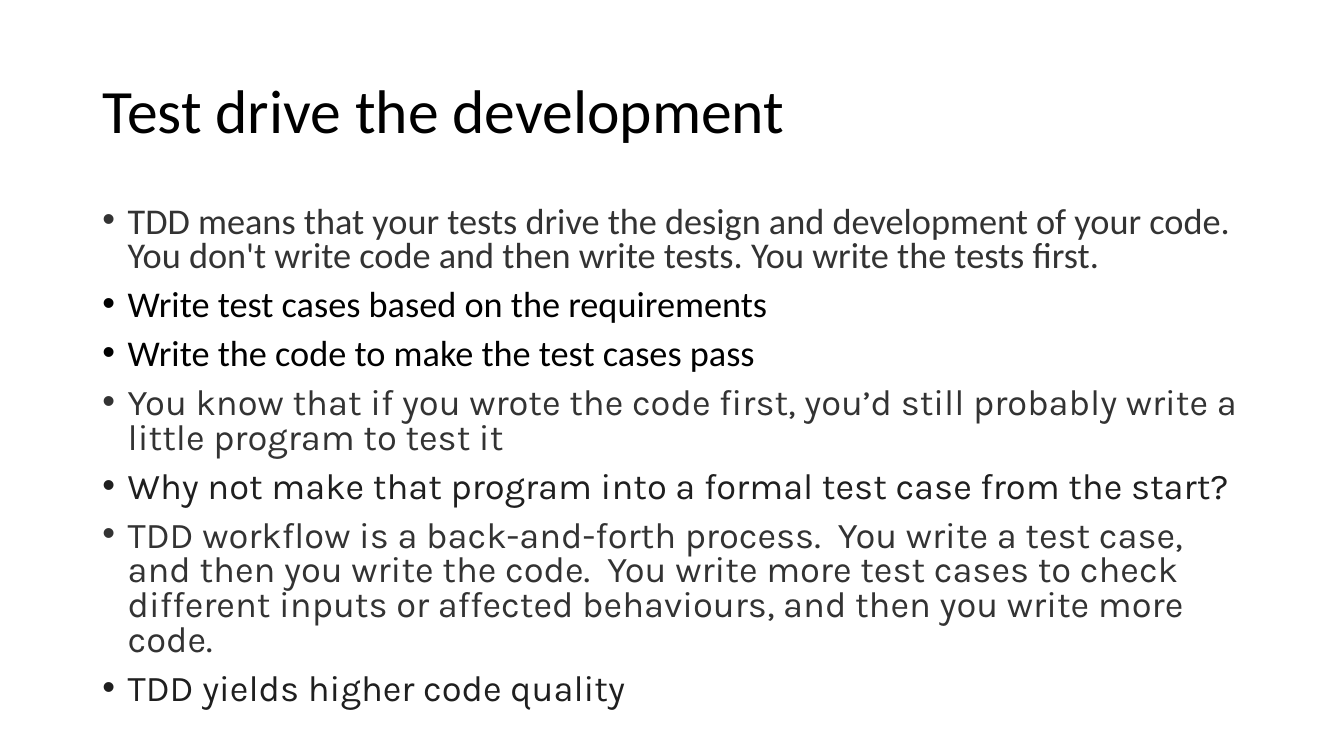
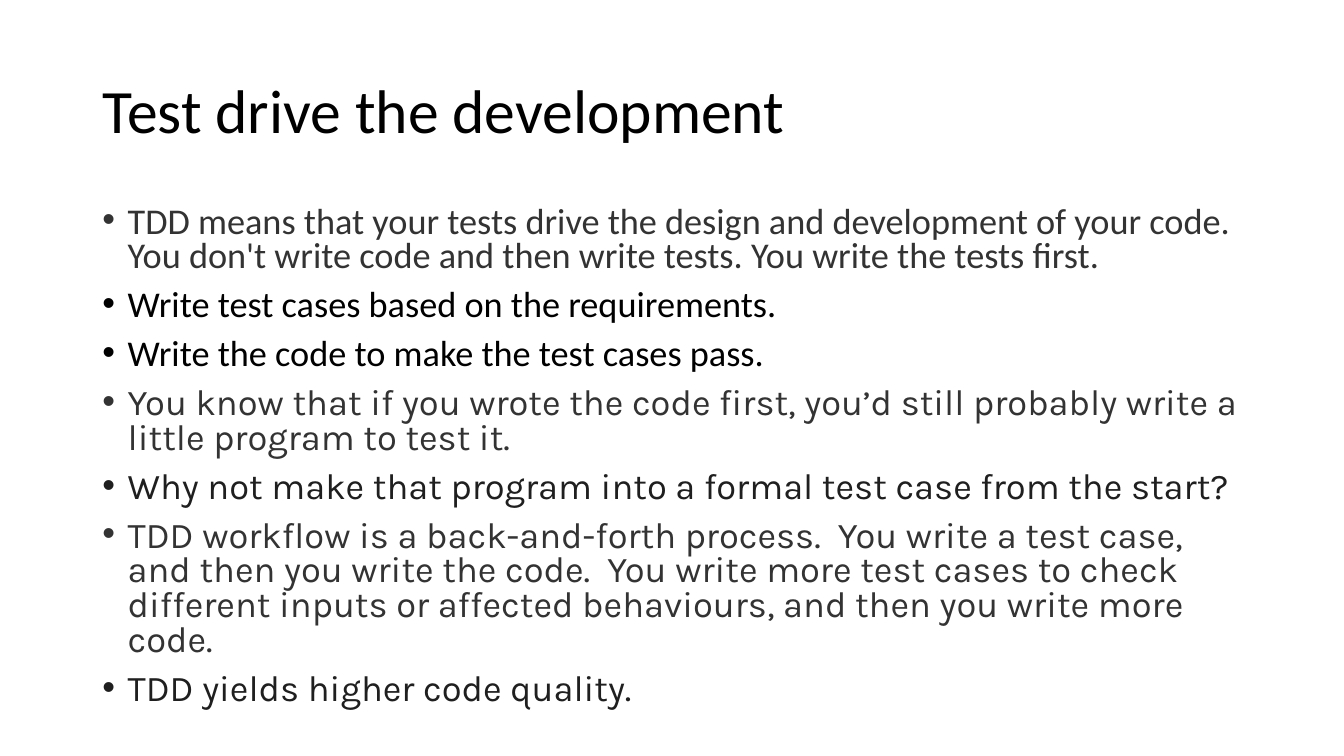
Before and after one commit to johnxu21/johnxu21.github.io, a slide deck: slide 35 of teaching/CS472/Timetable/Testing-2033-fall.pptx (slide 36 before the commit). Drawn at 1344x756 pixels with LibreOffice and Linux fonts; fonts in the diff are those of the drawing. Boxes give left, top, right and bottom in pixels: in the first picture for what was removed or moved away, otherwise in the second. Text is boxed around its words. In the diff, an @@ line names an element or a change of style, - is before the commit and + after.

```diff
--- a/teaching/CS472/Timetable/Testing-2033-fall.pptx
+++ b/teaching/CS472/Timetable/Testing-2033-fall.pptx
@@ text at (x1=128, y1=209, x2=1237, y2=653): text changed @@
-• TDD yields higher code quality
+• TDD yields higher code quality.
@@ text at (x1=128, y1=291, x2=1237, y2=459): text changed @@
-• Write test cases based on the requirements
-• Write the code to make the test cases pass
-• You know that if you wrote the code first, you’d still probably write a little program to test it
+• Write test cases based on the requirements.
+• Write the code to make the test cases pass.
+• You know that if you wrote the code first, you’d still probably write a little program to test it.
```
Also in this commit, not shown: 5 other slides changed, 1 slide added, 5 slides removed, 2 other files.
